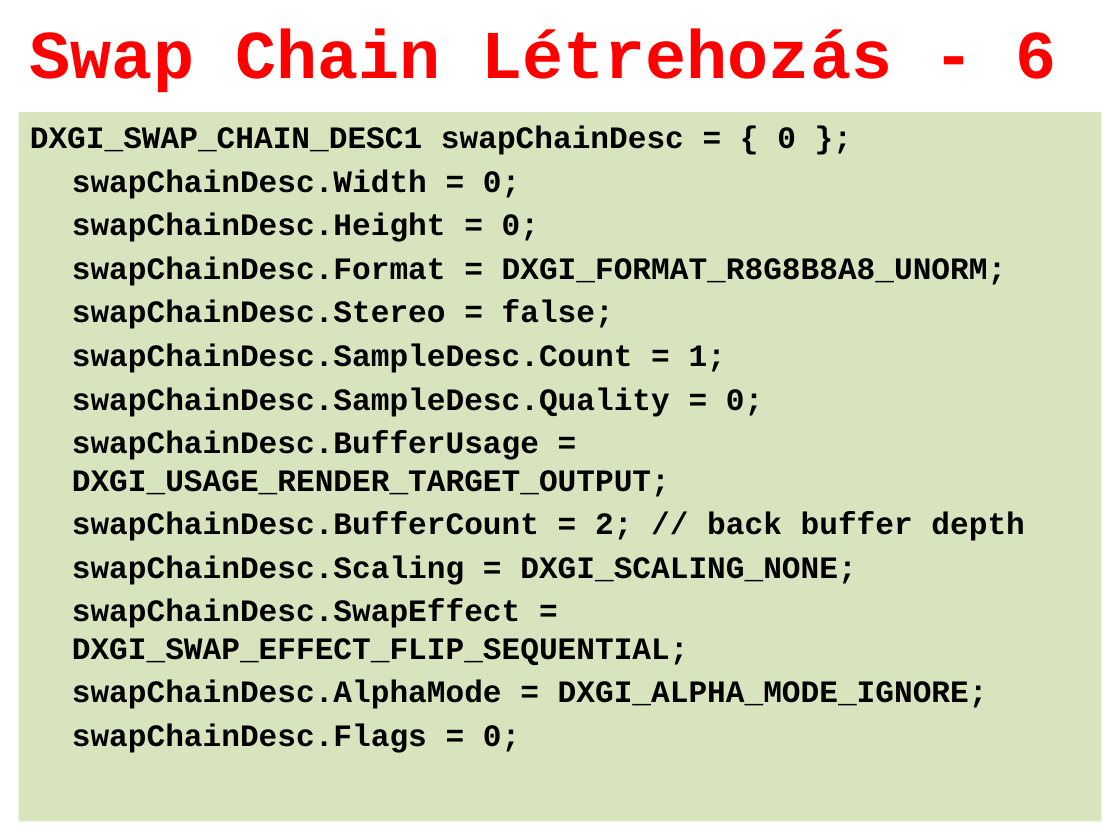
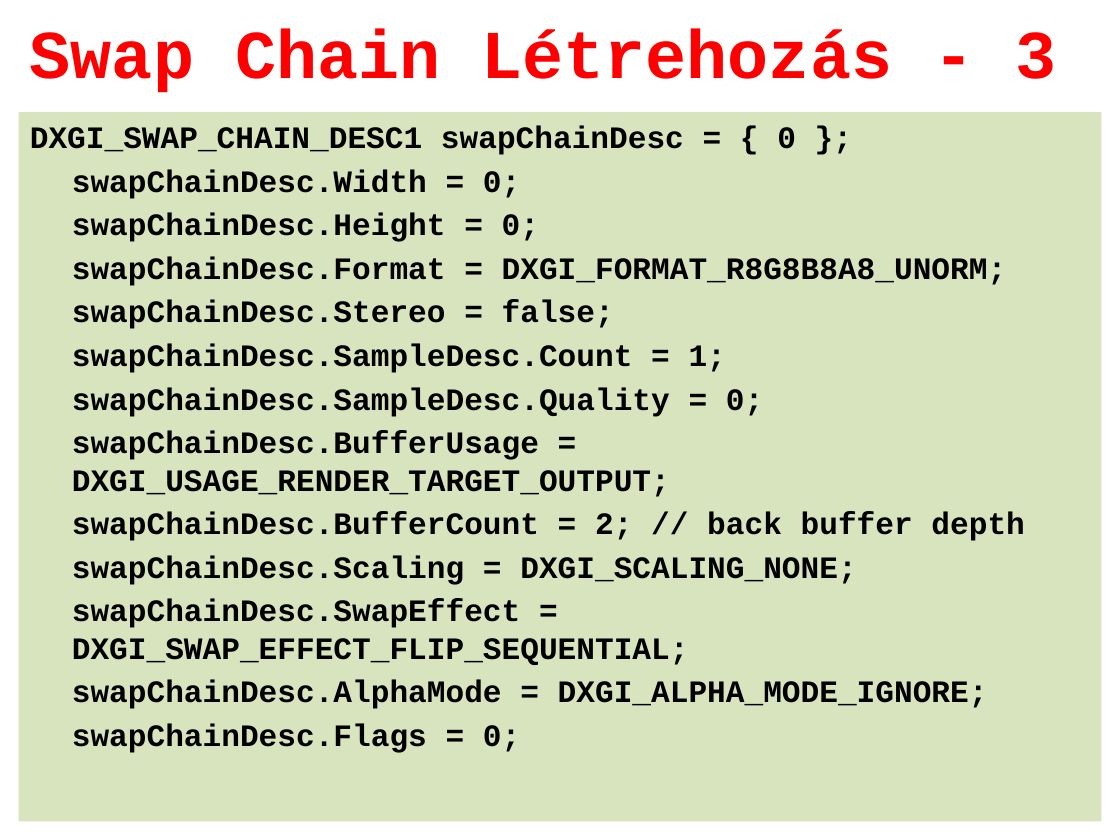
Before and after one commit to tyekx/dx12, a slide deck: slide 19 of Slides/gg000-HelloTriangle.pptx (slide 22 before the commit). Drawn at 1120x840 pixels with LibreOffice and Linux fonts; fonts in the diff are those of the drawing; background and template pictures are left out. Boxes give left, top, right and bottom in pixels: in the first picture for what was removed or moved away, otherwise in the second. Text is boxed around its words. In the diff, an @@ line names an element or a change of style, - is before the commit and + after.

```diff
--- a/Slides/gg000-HelloTriangle.pptx
+++ b/Slides/gg000-HelloTriangle.pptx
@@ title at (30, 29, 1056, 93): text changed @@
-Swap Chain Létrehozás - 6
+Swap Chain Létrehozás - 3
```
Also in this commit, not shown: 11 other slides changed, 17 slides added, 13 slides removed, 4 other files.
